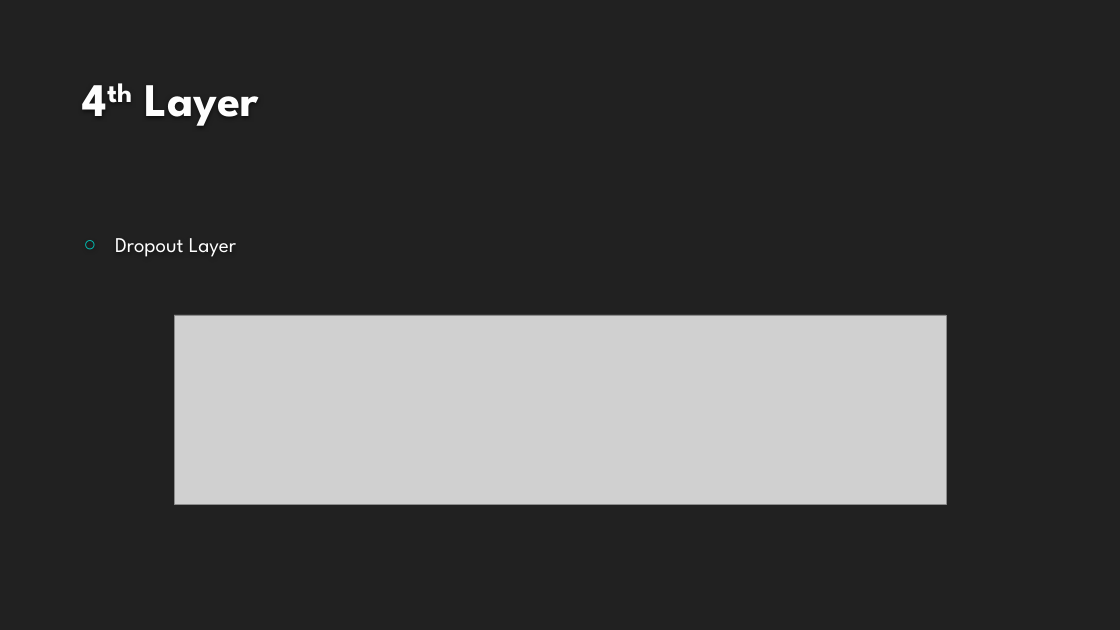
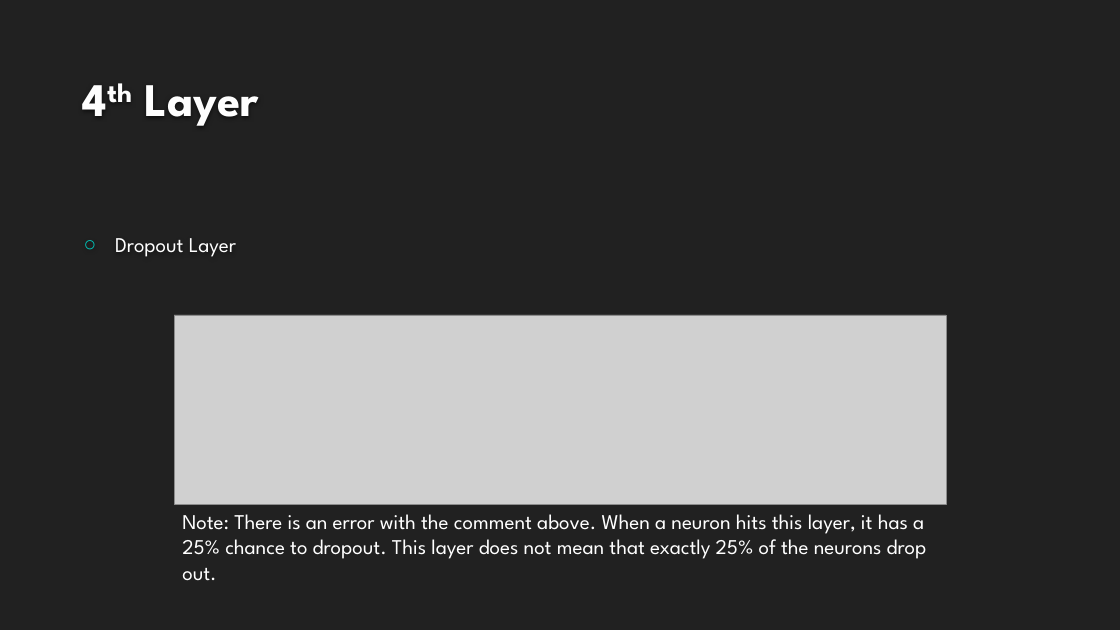
Before and after one commit to caxter99/School_Projects, a slide deck: slide 8 of AI/Project3/Findings Presentation.pptx. Drawn at 1120x630 pixels with LibreOffice and Linux fonts; fonts in the diff are those of the drawing; grey boxes stand for pictures; background and template pictures are left out. Boxes give left, top, right and bottom in pixels: in the first picture for what was removed or moved away, otherwise in the second. Text is boxed around its words. In the diff, an @@ line names an element or a change of style, - is before the commit and + after.

```diff
--- a/AI/Project3/Findings Presentation.pptx
+++ b/AI/Project3/Findings Presentation.pptx
@@ text added at (182, 514, 927, 581), 18 pt, text #FFFFFF @@
+Note: There is an error with the comment above. When a neuron hits this layer, it has a 25% chance to dropout. This layer does not mean that exactly 25% of the neurons drop out.
```
Also in this commit, not shown: 4 slides added, 4 other files.
